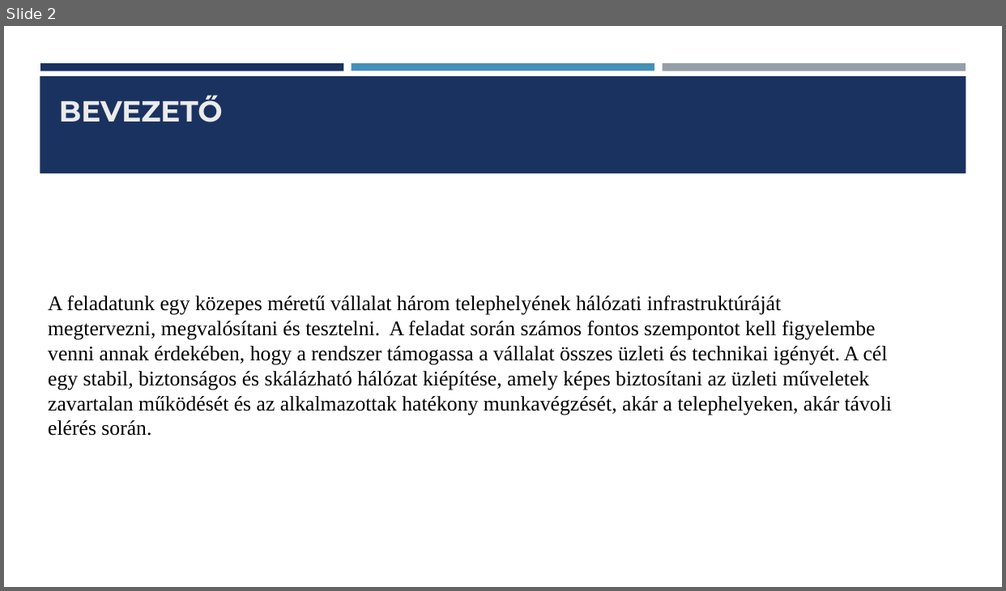
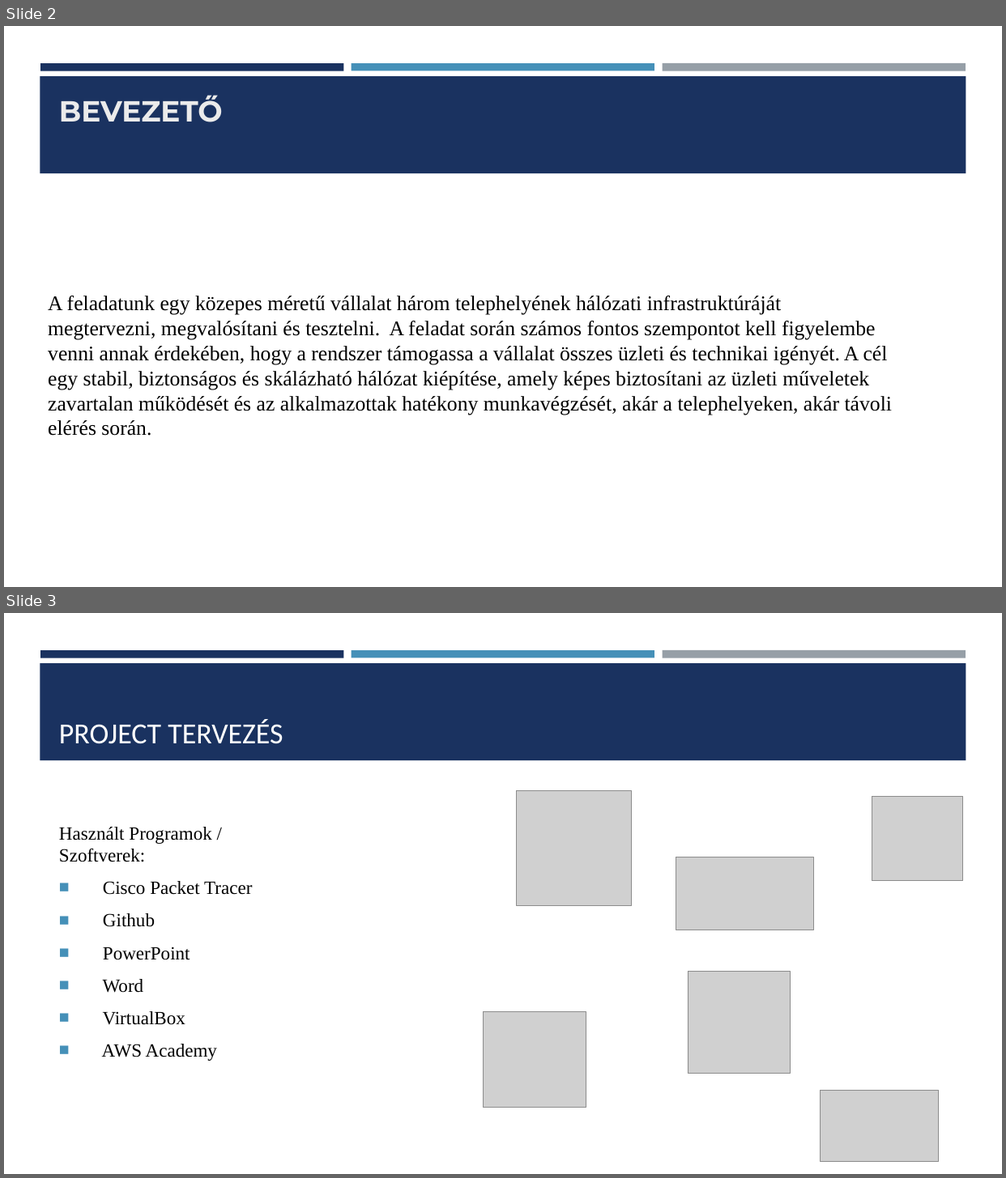
Before and after one commit to Dorina1200/vizsga, a slide deck: vizsga1/Hálózati Infrastruktúra Tervezése és Kivitelezése ppt.pptx. Shown one above the other, each under a label of ours: slide 2 before the commit, slides 2 and 3 after it. The pictures are 1006x591 and 1006x1178 pixels, drawn with LibreOffice and Linux fonts; fonts in the diff are those of the drawing; grey boxes stand for pictures. Boxes give left, top, right and bottom in pixels: in the first picture for what was removed or moved away, otherwise in the second. Text is boxed around its words. In the diff, an @@ line names an element or a change of style, - is before the commit and + after.

```diff
--- a/vizsga1/Hálózati Infrastruktúra Tervezése és Kivitelezése ppt.pptx
+++ b/vizsga1/Hálózati Infrastruktúra Tervezése és Kivitelezése ppt.pptx
@@ slide 3 added at bbox=[4, 613, 1002, 1174], background #FFFFFF; not listed: 4 template elements that a slide beside it also shows @@
@@ title added at bbox=[59, 719, 283, 744], 28 pt, text #FFFFFF @@
+PROJECT TERVEZÉS
@@ picture added at bbox=[516, 790, 632, 905] @@
@@ picture added at bbox=[872, 796, 963, 881] @@
@@ text added at bbox=[59, 827, 252, 1061], 18 pt, text #000000 @@
+Használt Programok / Szoftverek:
+■ Cisco Packet Tracer
+■ Github
+■ PowerPoint
+■ Word
+■ VirtualBox
+■ AWS Academy
@@ picture added at bbox=[676, 858, 814, 931] @@
@@ picture added at bbox=[688, 972, 790, 1074] @@
@@ picture added at bbox=[484, 1012, 586, 1108] @@
@@ picture added at bbox=[820, 1091, 938, 1161] @@
```
Also in this commit, not shown: 2 slides changed, 2 other slides added, 2 slides removed, 1 other file.
